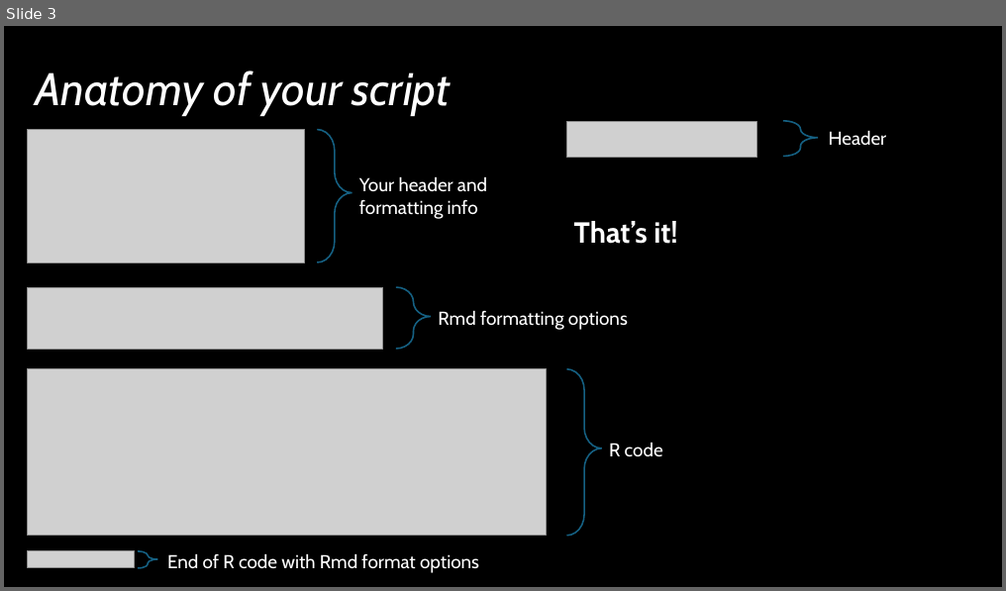
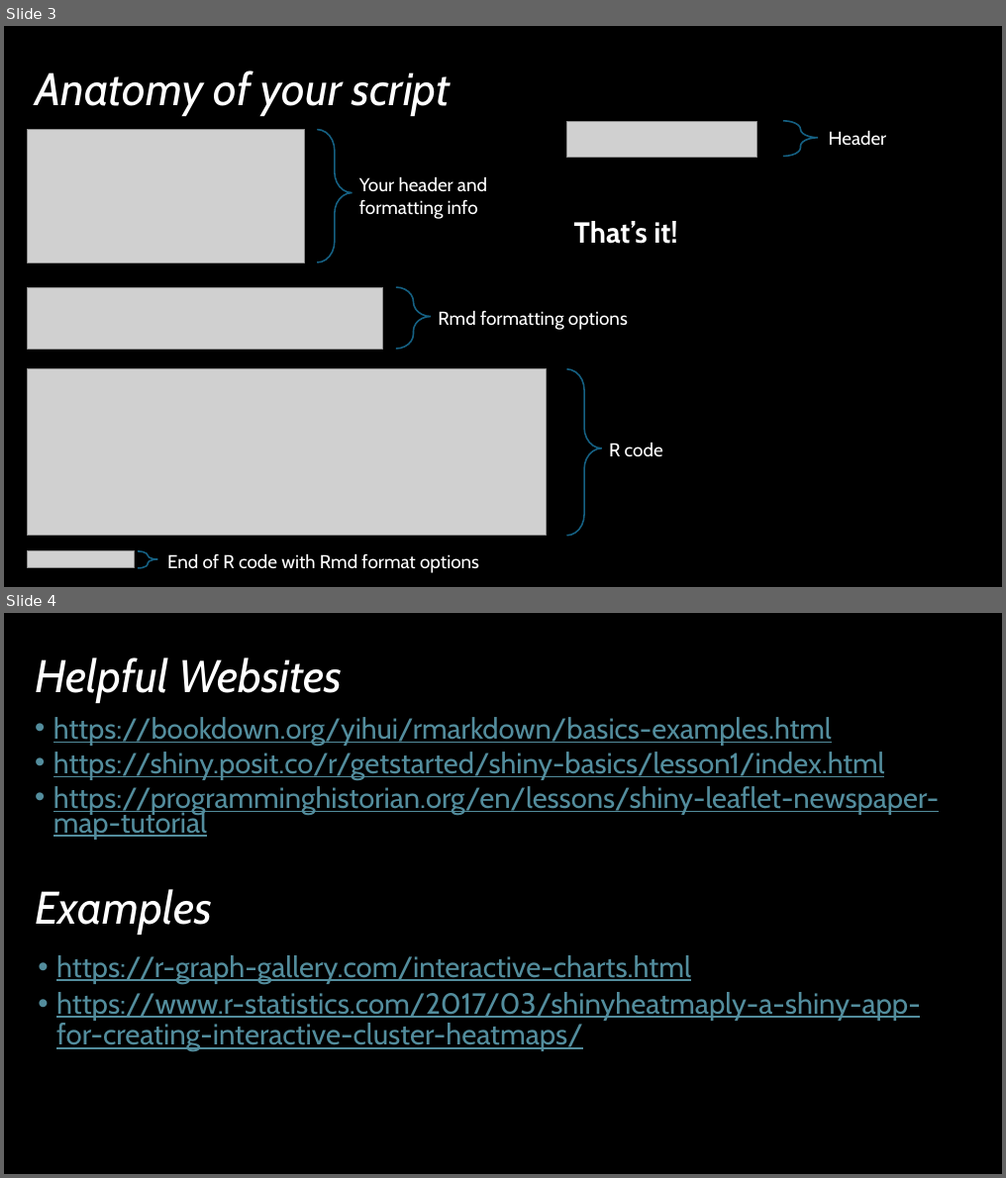
Before and after one commit to vpagowski/Lab_mtg_examples, a slide deck: Lab_mtg_Jun12.pptx. Shown one above the other, each under a label of ours: slide 3 before the commit, slides 3 and 4 after it. The pictures are 1006x591 and 1006x1178 pixels, drawn with LibreOffice and Linux fonts; fonts in the diff are those of the drawing; grey boxes stand for pictures. Boxes give left, top, right and bottom in pixels: in the first picture for what was removed or moved away, otherwise in the second. Text is boxed around its words. In the diff, an @@ line names an element or a change of style, - is before the commit and + after.

```diff
--- a/Lab_mtg_Jun12.pptx
+++ b/Lab_mtg_Jun12.pptx
@@ slide 4 added at (4,613,1002,1174), background #000000 @@
@@ title added at (35,658,343,703), 44 pt, text #FFFFFF, italic @@
+Helpful Websites
@@ text added at (54,717,939,839), 27.8 pt, text #538D9D, underline @@
+• https://bookdown.org/yihui/rmarkdown/basics-examples.html
+• https://shiny.posit.co/r/getstarted/shiny-basics/lesson1/index.html
+• https://programminghistorian.org/en/lessons/shiny-leaflet-newspaper-map-tutorial
@@ text added at (35,889,212,935), 44 pt, text #FFFFFF, italic @@
+Examples
@@ text added at (56,956,921,1053), 28 pt, text #538D9D, underline @@
+  • https://r-graph-gallery.com/interactive-charts.html
+  • https://www.r-statistics.com/2017/03/shinyheatmaply-a-shiny-app-for-creating-interactive-cluster-heatmaps/
```
Also in this commit, not shown: 2 other slides added, 1 slide removed.
